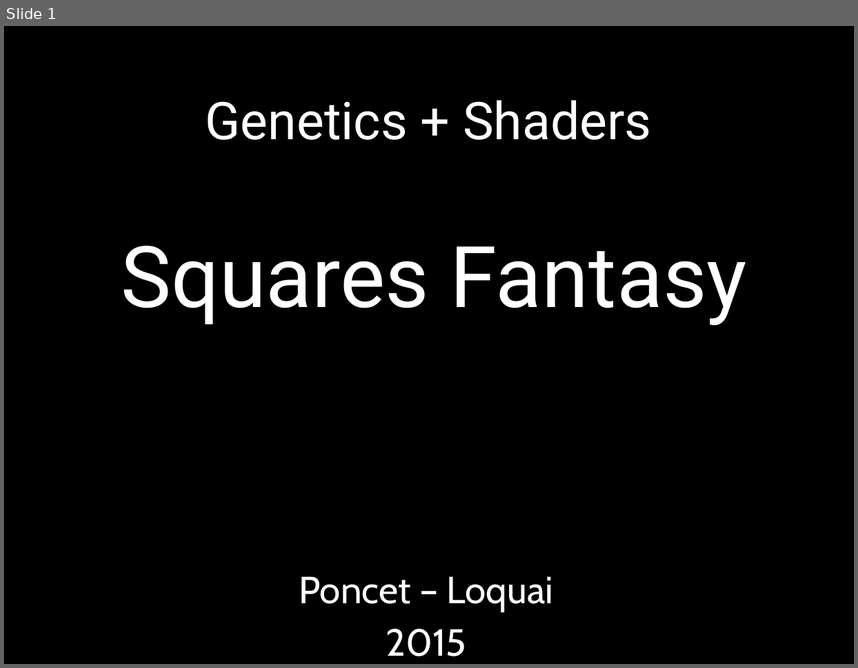
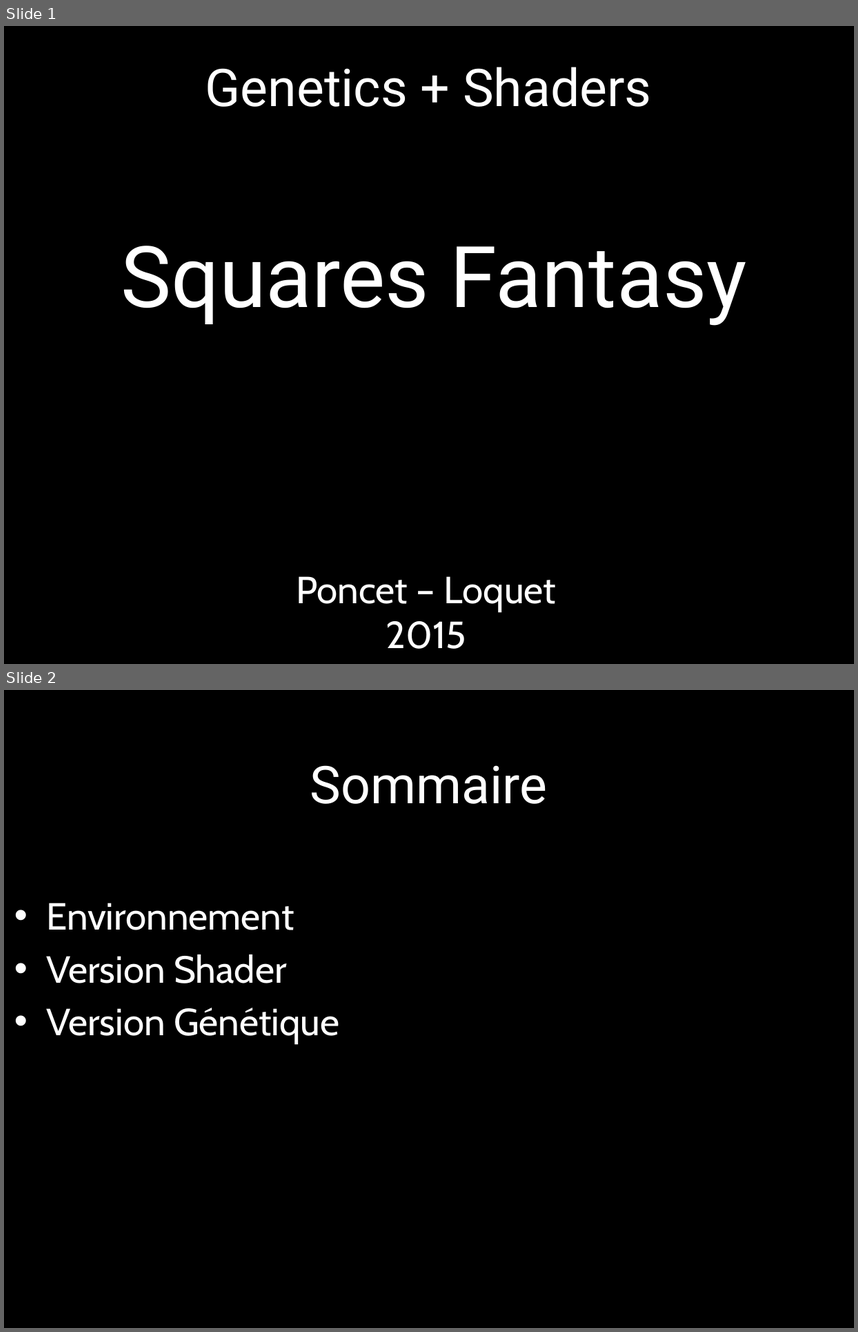
Before and after one commit to tecnop/OpenSticky, a slide deck: DOC/PPT/squared.pptx. Shown one above the other, each under a label of ours: slide 1 before the commit, slides 1 and 2 after it. The pictures are 858x668 and 858x1332 pixels, drawn with LibreOffice and Linux fonts; fonts in the diff are those of the drawing; background and template pictures are left out. Boxes give left, top, right and bottom in pixels: in the first picture for what was removed or moved away, otherwise in the second. Text is boxed around its words. In the diff, an @@ line names an element or a change of style, - is before the commit and + after.

```diff
--- a/DOC/PPT/squared.pptx
+++ b/DOC/PPT/squared.pptx
@@ slide 2 added at (x1=4, y1=690, x2=854, y2=1328), background #000000 @@
@@ text added at (x1=310, y1=765, x2=547, y2=804), 44 pt, text #FFFFFF @@
+Sommaire
@@ text added at (x1=46, y1=903, x2=340, y2=1044), 32 pt, text #FFFFFF @@
+• Environnement
+• Version Shader
+• Version Génétique
@@ slide 1 changed as well @@
@@ title "Genetics + Shaders" at (x1=205, y1=67, x2=652, y2=107): vertical alignment middle to top @@
@@ subtitle at (x1=296, y1=576, x2=557, y2=611): text changed @@
-Poncet – Loquai
+Poncet – Loquet
```
Also in this commit, not shown: 8 other slides added, 8 slides removed, 4 other files.
